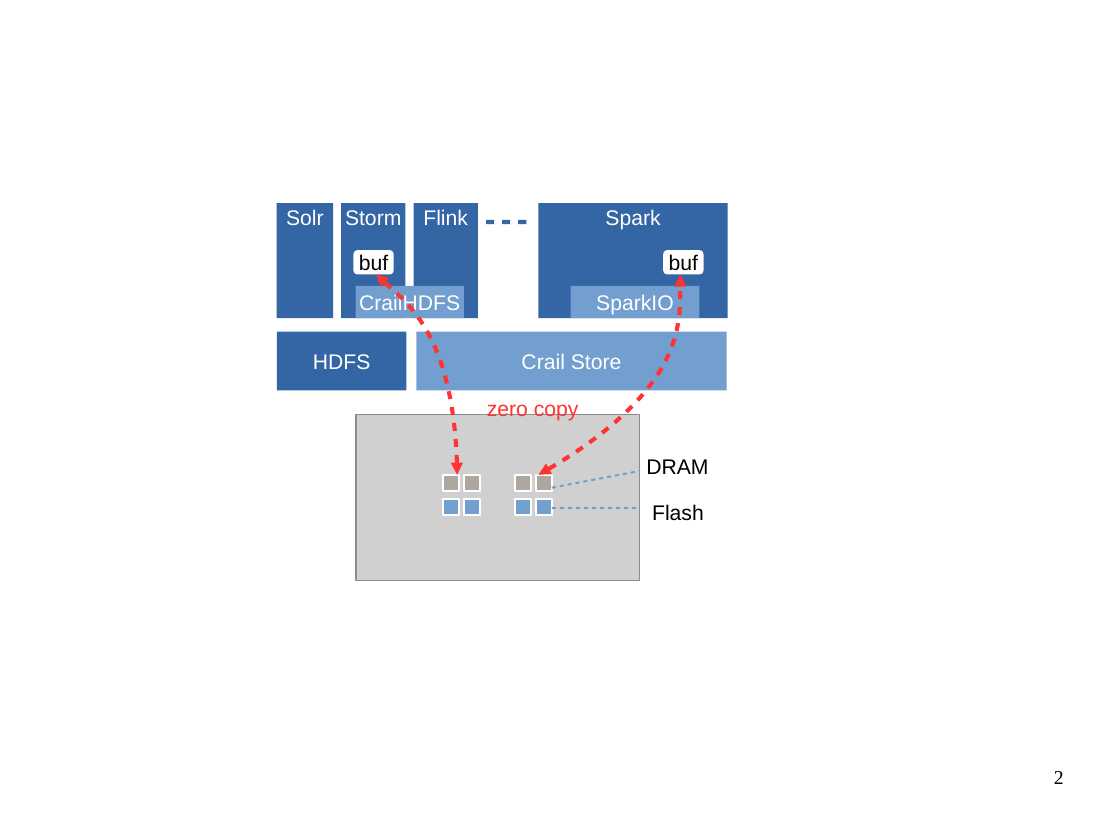
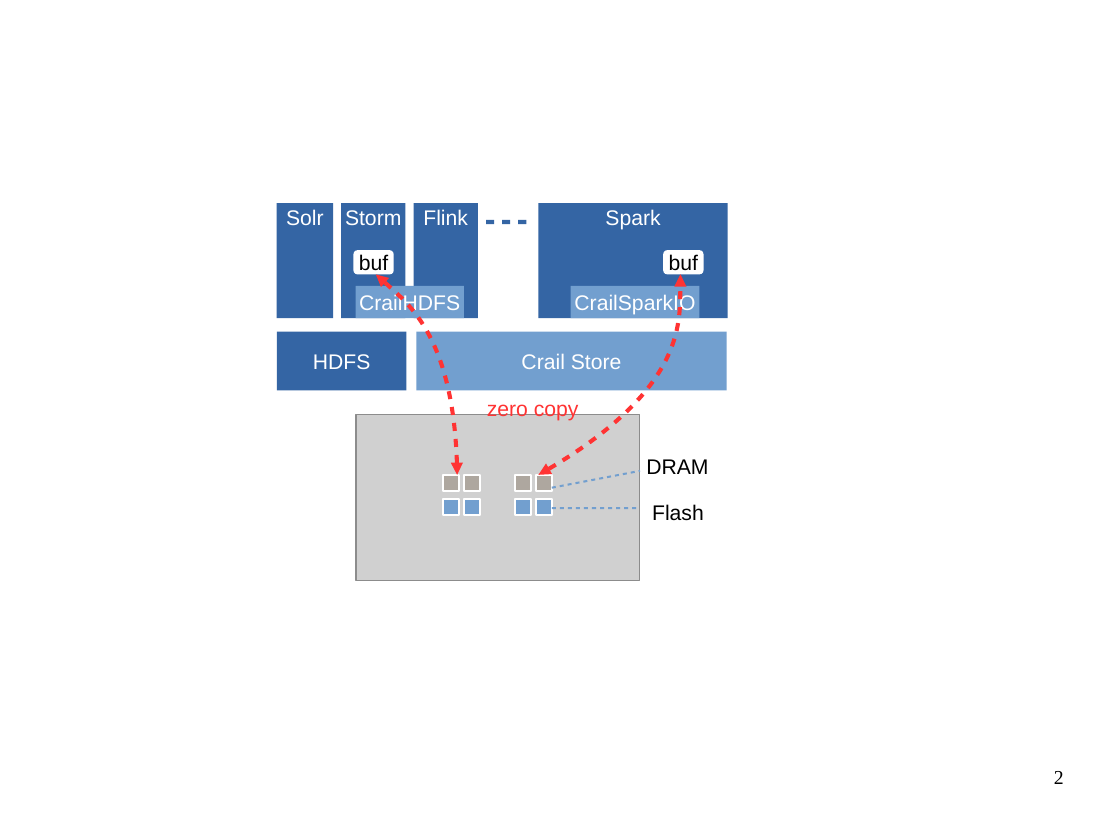
Before and after one commit to apache/incubator-crail-website, a slide deck: slide 2 of _graphix/website.odp. Drawn at 1120x840 pixels with LibreOffice and Linux fonts; fonts in the diff are those of the drawing; grey boxes stand for pictures; background and template pictures are left out. Boxes give left, top, right and bottom in pixels: in the first picture for what was removed or moved away, otherwise in the second. Text is boxed around its words. In the diff, an @@ line names an element or a change of style, - is before the commit and + after.

Commit message:
architecture spark-io

```diff
--- a/_graphix/website.odp
+++ b/_graphix/website.odp
@@ text in rectangle at box(574, 293, 695, 315): text changed @@
-SparkIO
+CrailSparkIO
```
Also in this commit, not shown: 1 other file.
